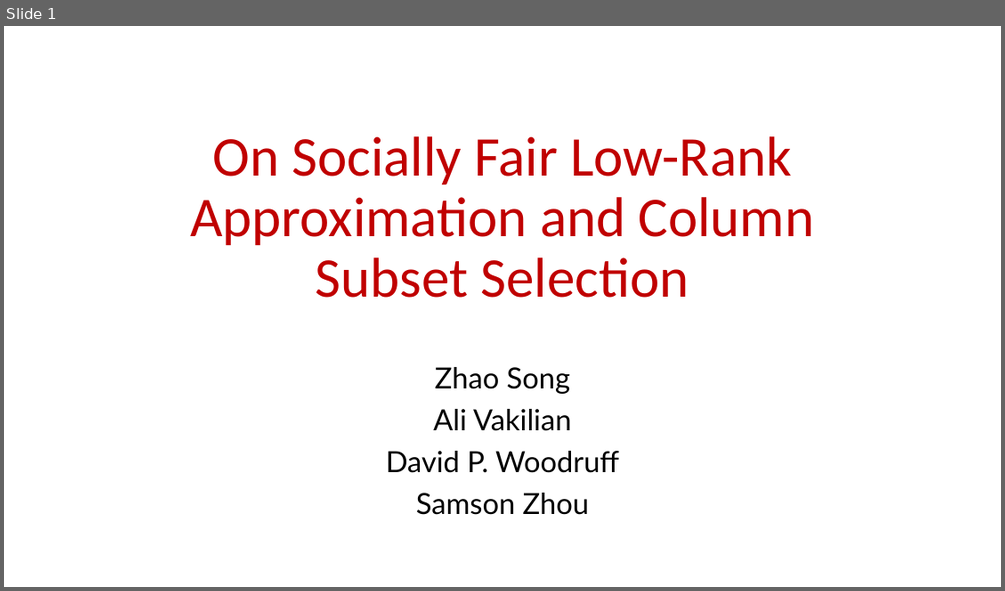
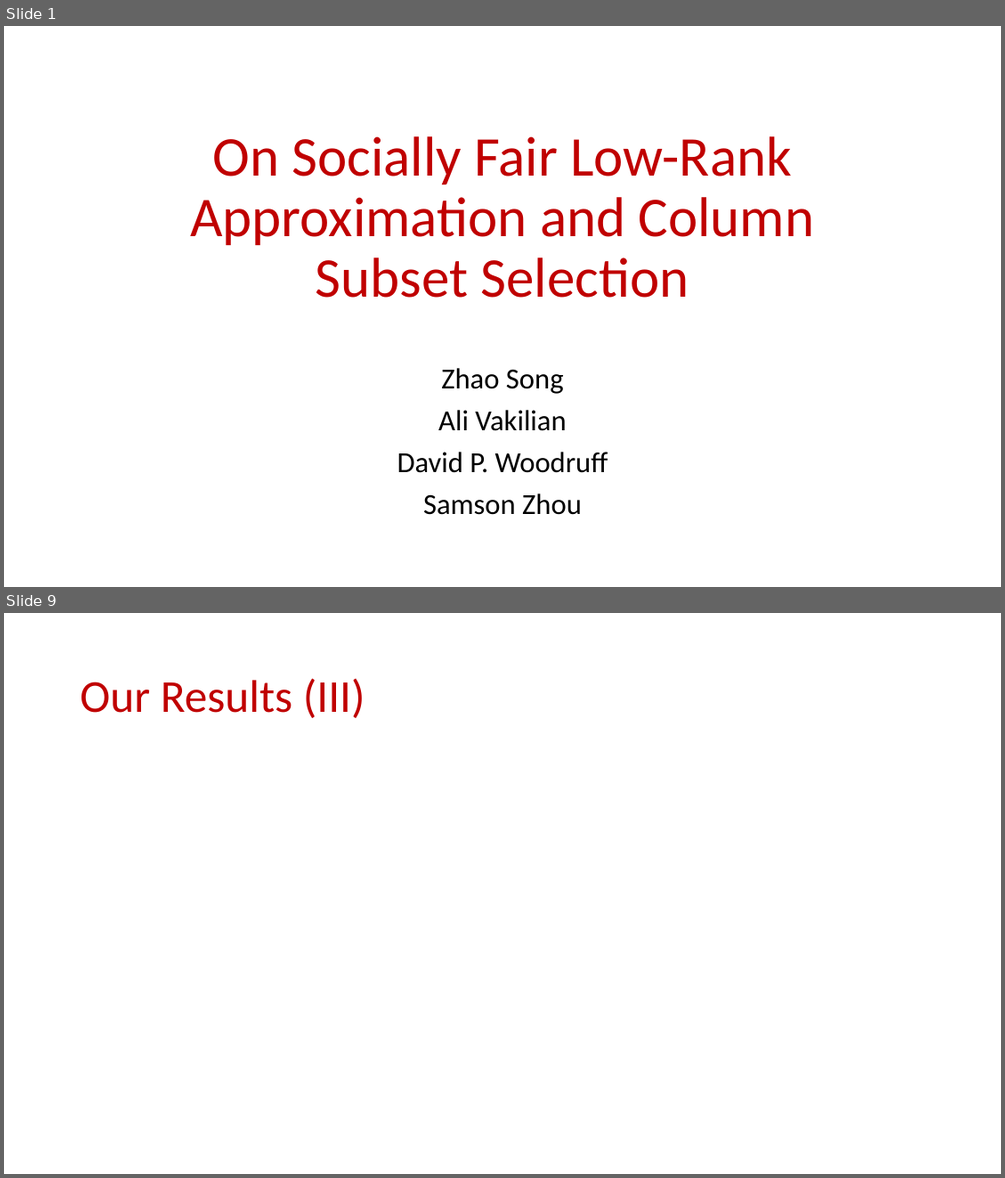
Before and after one commit to samsonzhou/samsonzhou.github.io, a slide deck: other-talks/On Socially Fair Low-Rank Approximation and Column Subset.pptx. Shown one above the other, each under a label of ours: slide 1 before the commit, slides 1 and 9 after it; the slides between them are not shown. The pictures are 1005x591 and 1005x1178 pixels, drawn with LibreOffice and Linux fonts; fonts in the diff are those of the drawing; grey boxes stand for pictures. Boxes give left, top, right and bottom in pixels: in the first picture for what was removed or moved away, otherwise in the second. Text is boxed around its words. In the diff, an @@ line names an element or a change of style, - is before the commit and + after.

```diff
--- a/other-talks/On Socially Fair Low-Rank Approximation and Column Subset.pptx
+++ b/other-talks/On Socially Fair Low-Rank Approximation and Column Subset.pptx
@@ slide 9 added at (4, 613, 1001, 1174), background #FFFFFF @@
@@ title added at (80, 678, 365, 718), 44 pt, text #C00000 @@
+Our Results (III)
@@ slide 1 changed as well @@
@@ subtitle "Zhao Song" at (397, 368, 608, 515): font Lato to Calibri @@
```
Also in this commit, not shown: 7 other slides added, 1 slide removed.
